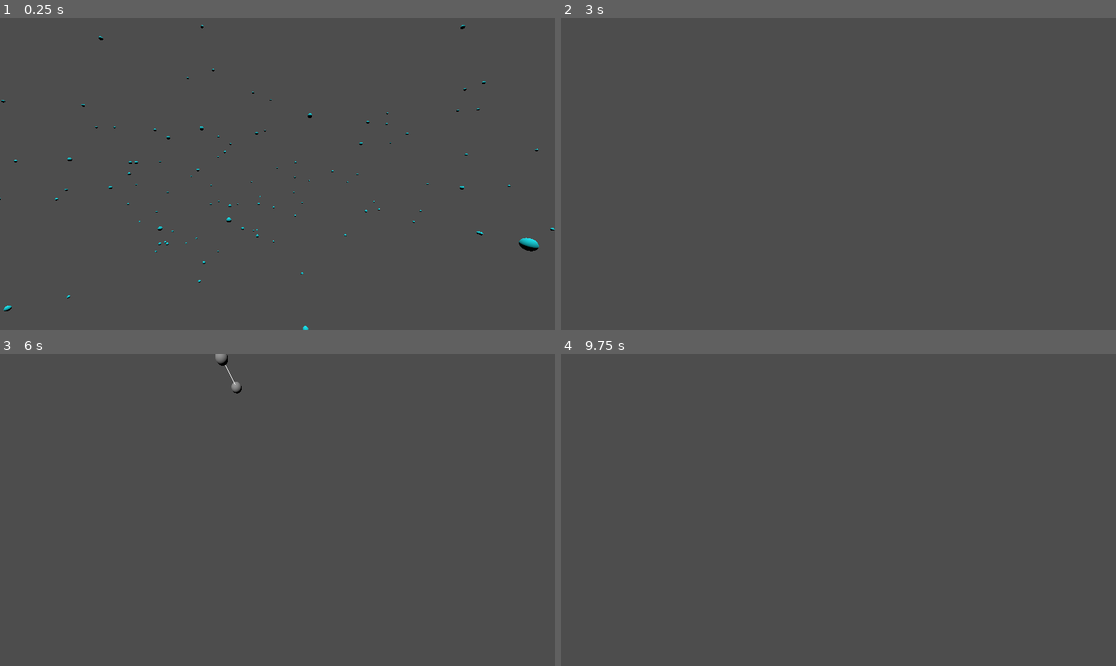
Above: before the commit, frames 1-4 (two rows, left to right).
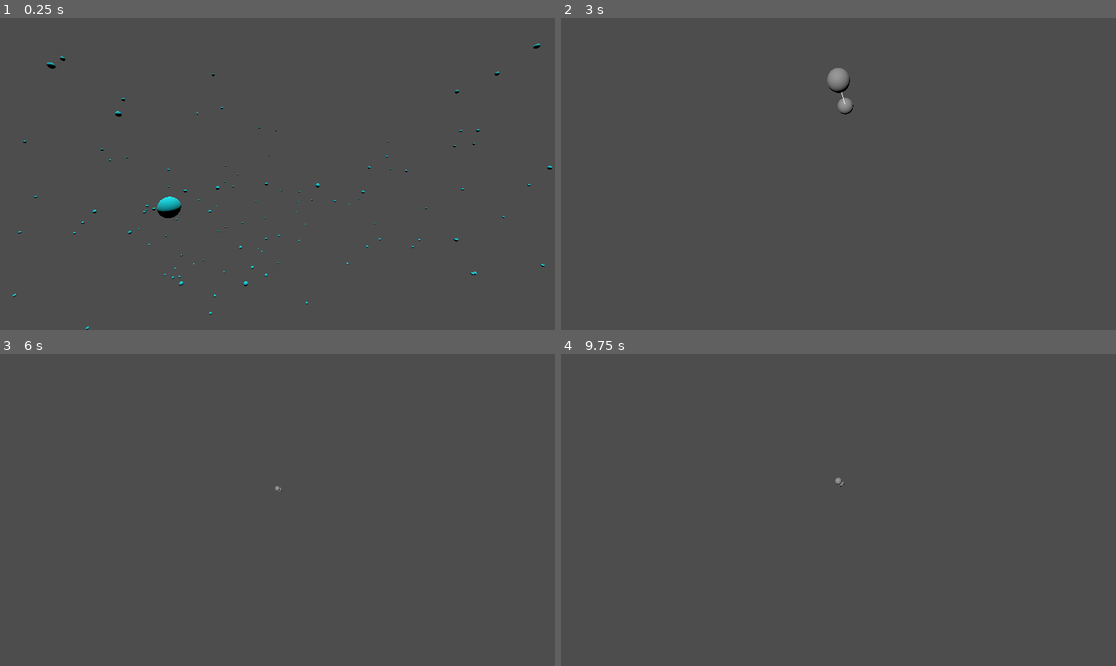
Above: after the commit, the same moments.

Repository: ayylol/tree_roots
Game: Godot game, scene res://default_scene.tscn
The game is run twice, just before and just after one commit, with the same random seed, the same clock (stepped at 60 frames per second) and the same inputs.
Inputs (mouse positions are in pixels of both pictures, inside the frame that each line leads up to):
- Up to frame 1 (0.25 s): no input
- Up to frame 2 (3 s): tap Enter at 0.5, 2 s; move the mouse to (960, 158) at 0.52 s; hold E (Decimate) 0.53-1.28 s; tap R (Output) at 0.6, 1.55, 2.3, 2.85 s; tap Space (StepSCA) at 1.25, 2.75 s; move the mouse to (727, 189) at 1.27 s; tap W (ClearPoints) at 1.35 s; move the mouse to (894, 105) at 2.02 s; hold Middle mouse button (MoveCamera) 2.03-2.78 s; hold E (Decimate) from 2.03 s (still down); move the mouse to (810, 236) at 2.77 s
- Up to frame 3 (6 s): tap Enter at 3.5 s; move the mouse to (444, 556) at 3.52 s; release E (Decimate) at 3.53 s; tap Space (StepSCA) at 3.6, 4.25 s; tap R (Output) at 3.8, 4.55, 5.3, 5.85 s; move the mouse to (111, 463) at 4.27 s; tap Mouse wheel up (ZoomIn) at 4.35 s; move the mouse to (305, 510) at 5.02 s; hold Mouse wheel down (ZoomOut) 5.03-5.78 s; move the mouse to (194, 432) at 5.77 s; hold E (Decimate) from 5.78 s (still down)
- Up to frame 4 (9.75 s): move the mouse to (960, 494) at 6.52 s; tap W (ClearPoints) at 6.6 s; tap R (Output) at 6.8, 7.55, 8.1, 9.05 s; move the mouse to (727, 525) at 7.27 s; tap Middle mouse button (MoveCamera) at 7.35 s; move the mouse to (894, 441) at 8.02 s; release E (Decimate) at 8.03 s; move the mouse to (810, 572) at 8.77 s; tap Space (StepSCA) at 8.85 s; move the mouse to (1005, 556) at 9.52 s; hold E (Decimate) from 9.53 s (still down); hold Mouse wheel up (ZoomIn) from 9.53 s (still down)

The runs differ from the first frame. In frame 1, 1.1% of the frame differs, in the area x 0-100%, y 2-100%; in frame 2, 0.3%; in frame 3, 0.1%; in frame 4, less than 0.1%.

Commit message:
Merge changes

Diff:
--- a/attractor_area.tscn
+++ b/attractor_area.tscn
@@ -12,12 +12,11 @@
 script = ExtResource("1_t88um")
 
 [node name="SpawnArea" type="CollisionShape3D" parent="."]
-transform = Transform3D(3.13615, -0.218467, 2.43215, -0.264479, 3.90512, 0.69181, -2.42758, -0.707688, 3.06669, -1.4444, -5.89616, -0.437206)
+transform = Transform3D(3.13615, -0.218467, 2.43215, -0.264479, 3.90512, 0.69181, -2.42758, -0.707688, 3.06669, -1.4444, -7.51986, -0.437206)
 shape = SubResource("ConvexPolygonShape3D_5ol1b")
 
 [node name="PointsParent" type="Node3D" parent="."]
 
 [node name="SegmentsParent" type="Node3D" parent="."]
-transform = Transform3D(1, 0, 0, 0, 1, 0, 0, 0, 1, -0.232028, 2.39719, 0.0511147)
 
 [node name="Segment" parent="SegmentsParent" instance=ExtResource("2_3ownf")]
--- a/default_scene.tscn
+++ b/default_scene.tscn
@@ -8,12 +8,12 @@
 script = ExtResource("1_fp1tf")
 
 [node name="OrbitCamera" parent="." instance=ExtResource("1_0bxbq")]
+transform = Transform3D(1, 0, 0, 0, 1, 0, 0, 0, 1, 0, -4.12428, 0)
 
 [node name="Sun" type="DirectionalLight3D" parent="."]
 transform = Transform3D(1, 0, 0, 0, 0.221004, 0.975273, 0, -0.975273, 0.221004, 0, 3.80721, 1.50425)
 
 [node name="AttractorArea" parent="." instance=ExtResource("2_nunxf")]
-transform = Transform3D(1, 0, 0, 0, 1, 0, 0, 0, 1, -0.267563, 4.06091, 0.482758)
 max_attractors = 200
 destroy_dist = 2.0
 segment_length = 0.4
--- a/segment.gd
+++ b/segment.gd
@@ -64,7 +64,7 @@
 
 func segments_to_string(transform: Transform3D)->String:
 	var pos = transform*global_position
-	var string: String = "( " + String.num(pos.x) + " " + String.num(pos.z) + " " + String.num(pos.y) + " ) "
+	var string: String = "( " + String.num(pos.x) + " " + String.num(pos.y) + " " + String.num(pos.z) + " ) "
 	var i = 0
 	for segment in segments_parent.get_children():
 		var is_last = i==segments_parent.get_child_count()-1
@@ -76,4 +76,7 @@
 
 func write_tree_to_file():
 	var file = FileAccess.open("res://roots.data", FileAccess.WRITE)
-	file.store_string(segments_to_string(Transform3D()))
+	var t = Transform3D()
+	t = t.scaled(Vector3(0.1,0.1,0.1))
+	t = t.rotated(Vector3(1,0,0),90)
+	file.store_string(segments_to_string(t))
Not shown, added: roots.data
